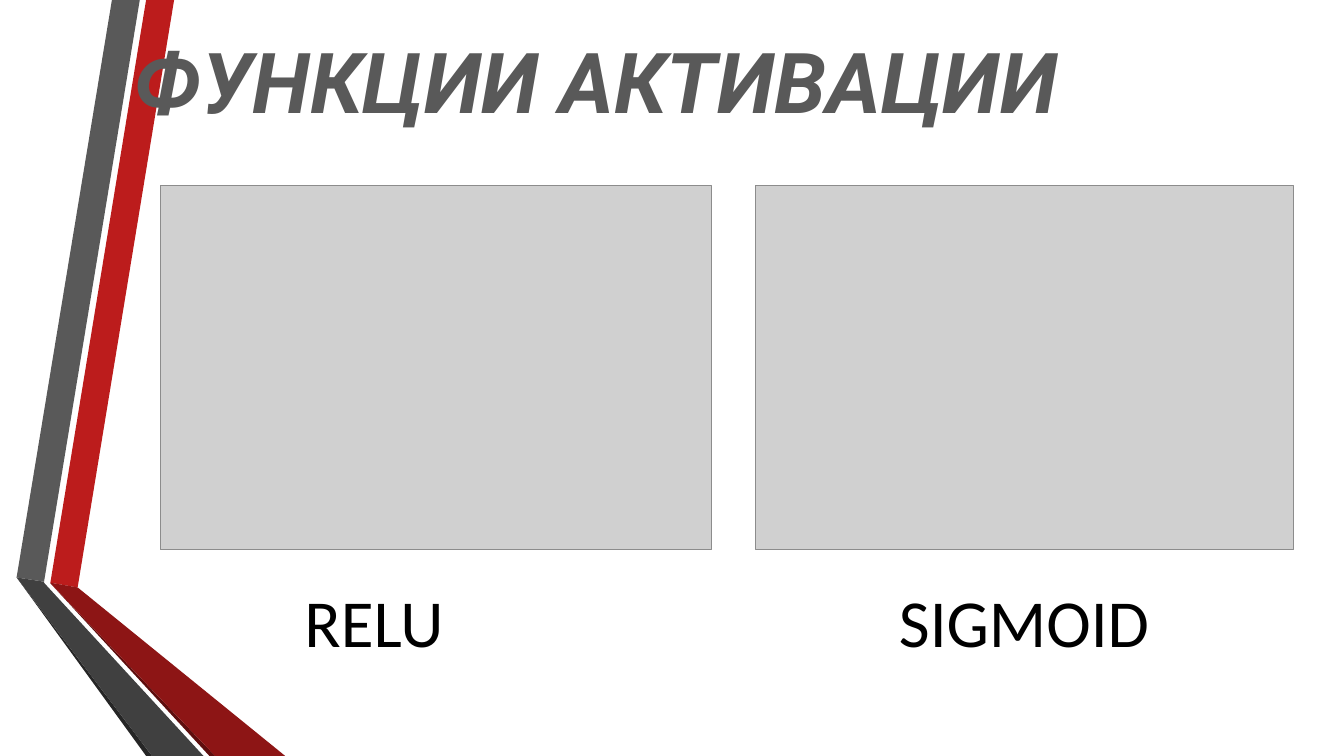
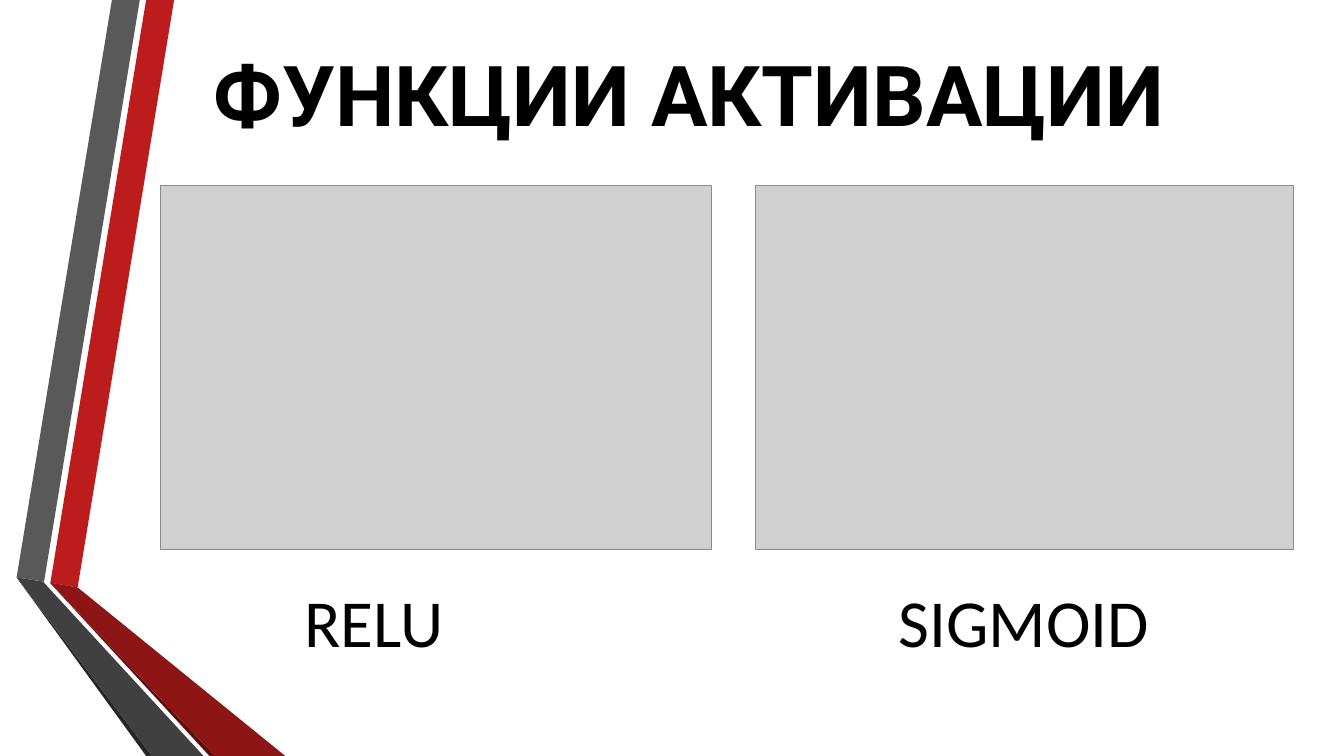
Before and after one commit to DanteTemplar/NPK, a slide deck: slide 9 of Нейронные Сети, Бельков.pptx (slide 6 before the commit). Drawn at 1344x756 pixels with LibreOffice and Linux fonts; fonts in the diff are those of the drawing; grey boxes stand for pictures; background and template pictures are left out. Boxes give left, top, right and bottom in pixels: in the first picture for what was removed or moved away, otherwise in the second. Text is boxed around its words. In the diff, an @@ line names an element or a change of style, - is before the commit and + after.

```diff
--- a/Нейронные Сети, Бельков.pptx
+++ b/Нейронные Сети, Бельков.pptx
@@ title "ФУНКЦИИ АКТИВАЦИИ": place and size @@
-title "ФУНКЦИИ АКТИВАЦИИ" at box(135, 36, 1057, 133)
+title "ФУНКЦИИ АКТИВАЦИИ" at box(214, 63, 1164, 141)
@@ title "ФУНКЦИИ АКТИВАЦИИ" at box(214, 63, 1164, 141): text colour #595959 to #000000, italic off @@
```
Also in this commit, not shown: 3 other slides changed, 14 slides added, 9 slides removed, 1 other file.
